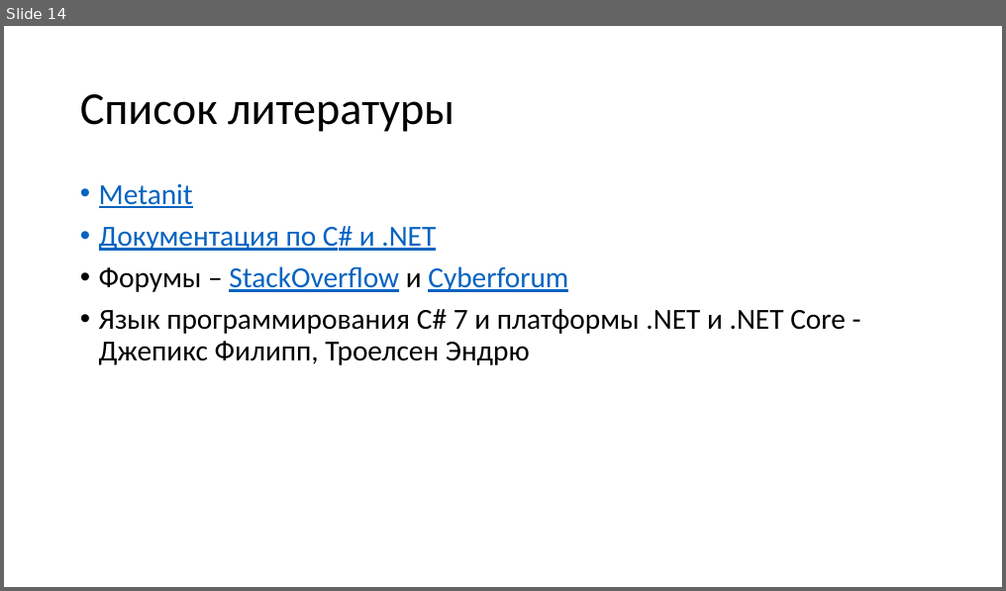
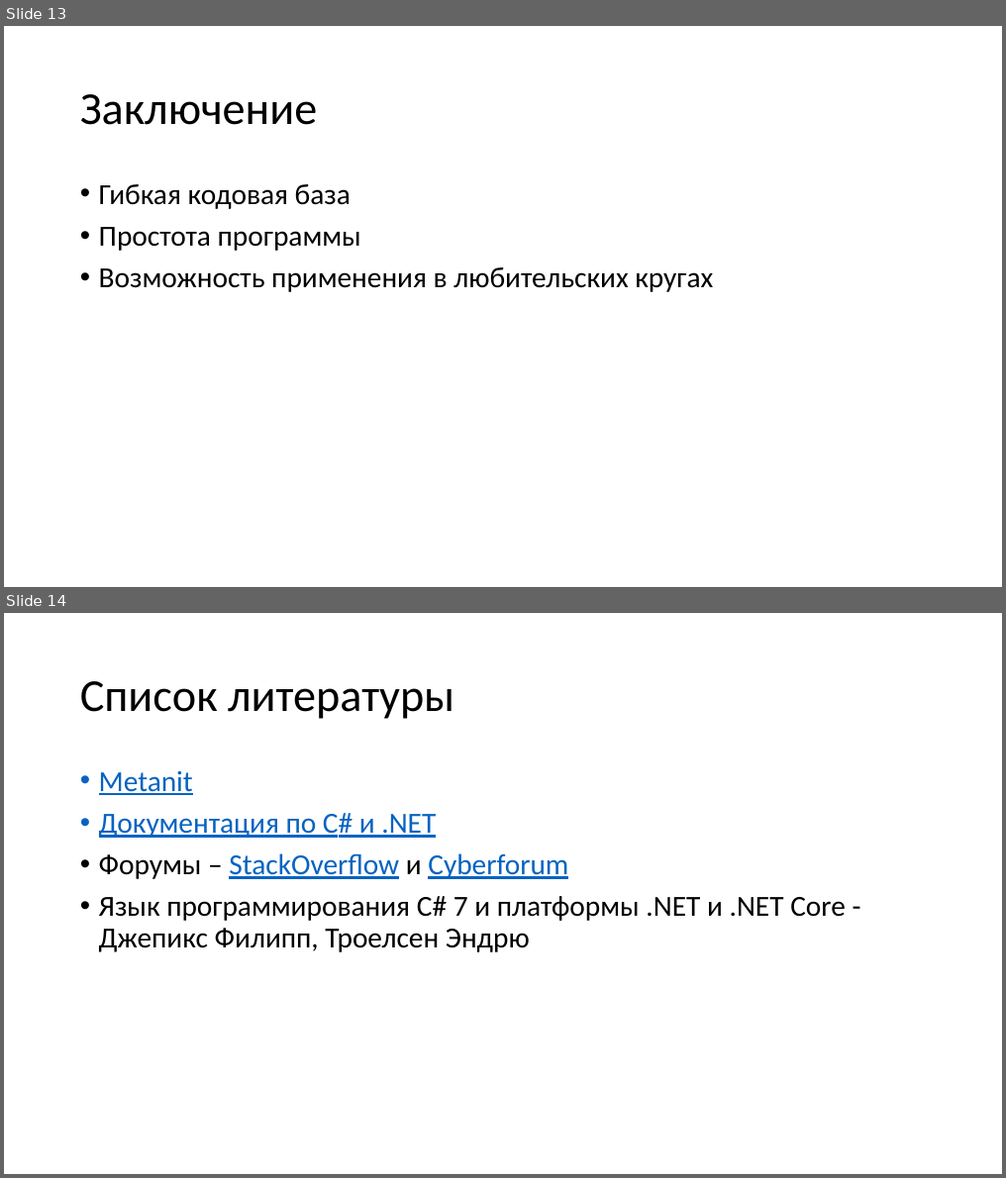
Before and after one commit to ProMix0/ProjectCalculis, a slide deck: Презентация.pptx. Shown one above the other, each under a label of ours: slide 14 before the commit, slides 13 and 14 after it. The pictures are 1006x591 and 1006x1178 pixels, drawn with LibreOffice and Linux fonts; fonts in the diff are those of the drawing. Boxes give left, top, right and bottom in pixels: in the first picture for what was removed or moved away, otherwise in the second. Text is boxed around its words. In the diff, an @@ line names an element or a change of style, - is before the commit and + after.

```diff
--- a/Презентация.pptx
+++ b/Презентация.pptx
@@ slide 13 added at [4, 26, 1002, 587], background #FFFFFF @@
@@ title added at [80, 94, 317, 125], 44 pt, text #000000 @@
+Заключение
@@ text added at [99, 184, 713, 292], 28 pt, text #000000 @@
+• Гибкая кодовая база
+• Простота программы
+• Возможность применения в любительских кругах
```
Also in this commit, not shown: 1 slide removed.
